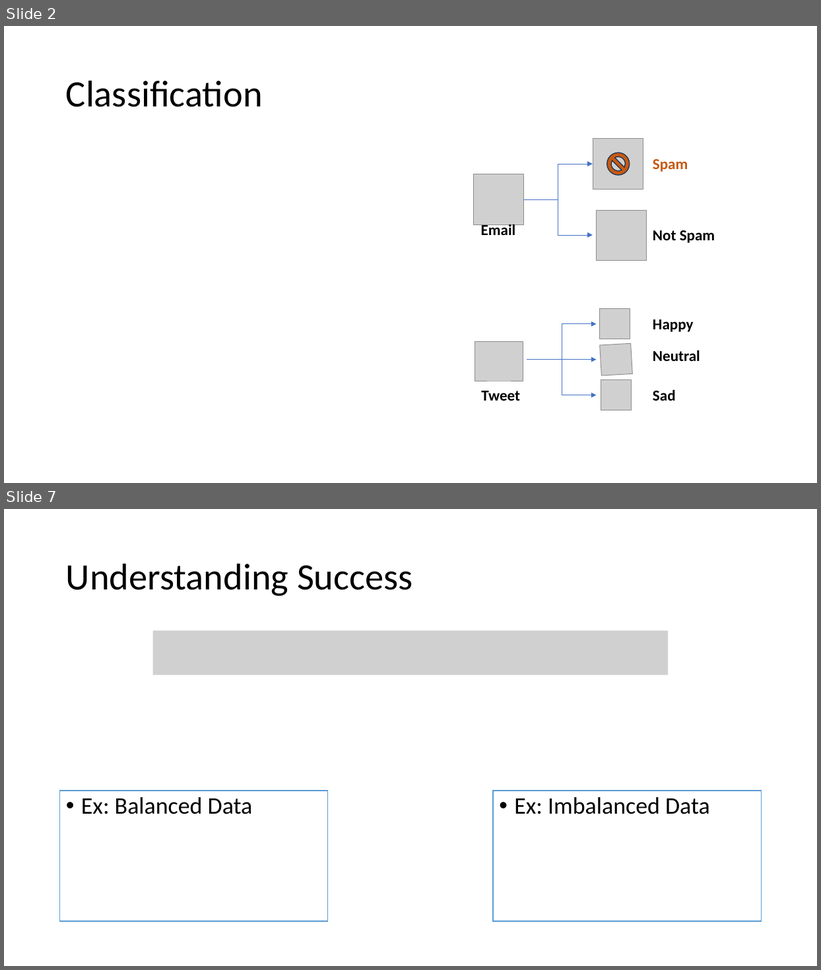
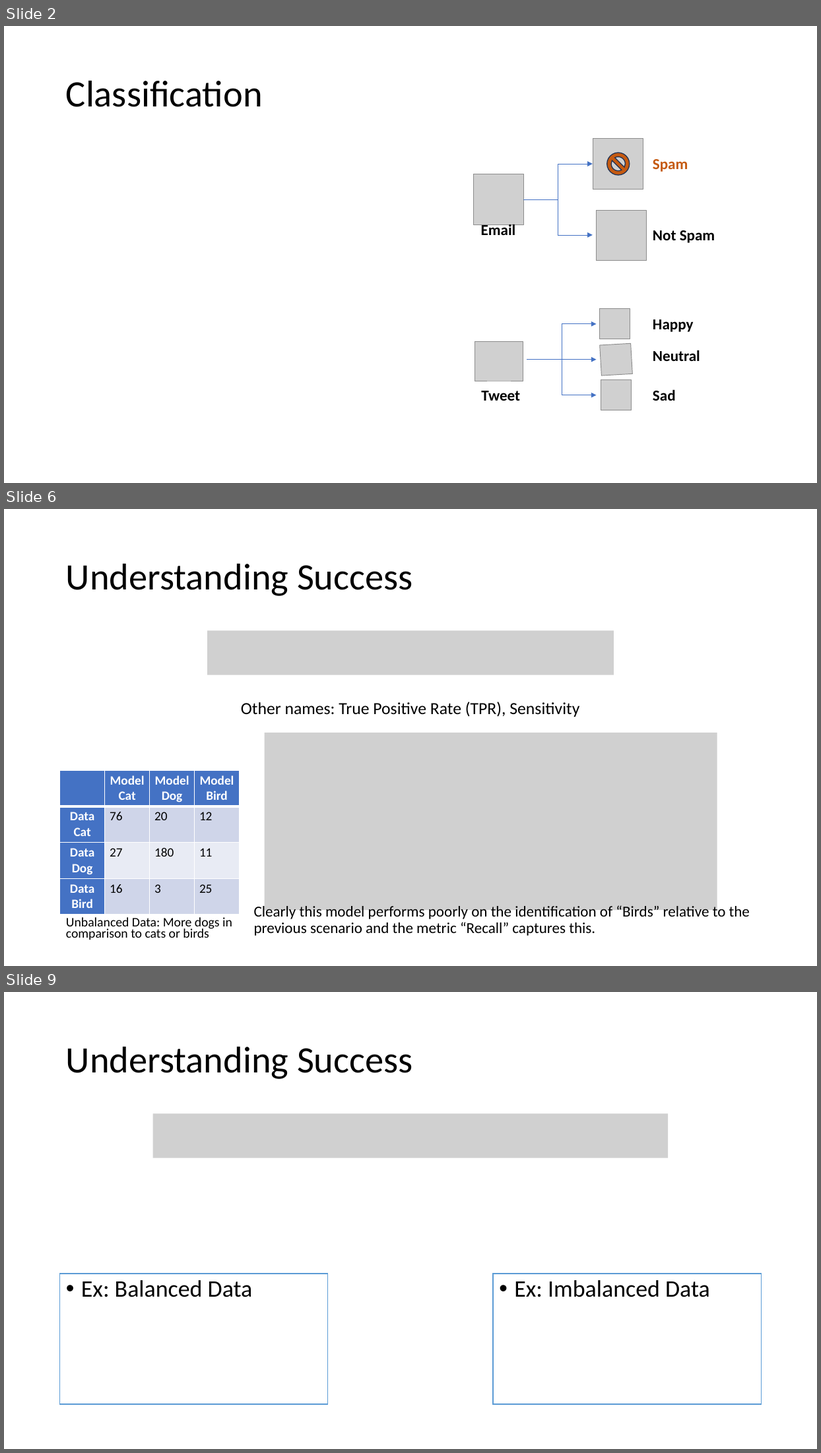
Before and after one commit to meenakshsundaram/AIML, a slide deck: DecisionTrees/DecisionTrees.pptx. Shown one above the other, each under a label of ours: slides 2 and 7 before the commit, slides 2, 6 and 9 after it; the slides between them are not shown. The pictures are 821x970 and 821x1453 pixels, drawn with LibreOffice and Linux fonts; fonts in the diff are those of the drawing; grey boxes stand for pictures. Boxes give left, top, right and bottom in pixels: in the first picture for what was removed or moved away, otherwise in the second. Text is boxed around its words. In the diff, an @@ line names an element or a change of style, - is before the commit and + after.

Commit message:
Added a couple of more examples for Sensitivity and FPR metrics.

```diff
--- a/DecisionTrees/DecisionTrees.pptx
+++ b/DecisionTrees/DecisionTrees.pptx
@@ slide 6 added at (x1=4, y1=509, x2=817, y2=966), background #FFFFFF @@
@@ title added at (x1=66, y1=563, x2=413, y2=596), 44 pt, text #000000 @@
+Understanding Success
@@ picture added at (x1=207, y1=631, x2=614, y2=675) @@
@@ text added at (x1=241, y1=702, x2=580, y2=717), 20 pt, text #000000 @@
+Other names: True Positive Rate (TPR), Sensitivity
@@ picture added at (x1=265, y1=733, x2=717, y2=910) @@
@@ table added at (x1=60, y1=770, x2=241, y2=912), 4 rows, 4 columns @@
+ | Model Cat | Model Dog | Model Bird
+Data Cat | 76 | 20 | 12
+Data Dog | 27 | 180 | 11
+Data Bird | 16 | 3 | 25
@@ text added at (x1=254, y1=904, x2=750, y2=936), 18 pt, text #000000 @@
+Clearly this model performs poorly on the identification of “Birds” relative to the previous scenario and the metric “Recall” captures this.
@@ text added at (x1=66, y1=918, x2=232, y2=941), 15.4 pt, text #000000 @@
+Unbalanced Data: More dogs in comparison to cats or birds
@@ what was slide 7 is now slide 9 @@
```
Also in this commit, not shown: 4 slides changed, 2 other slides added.
